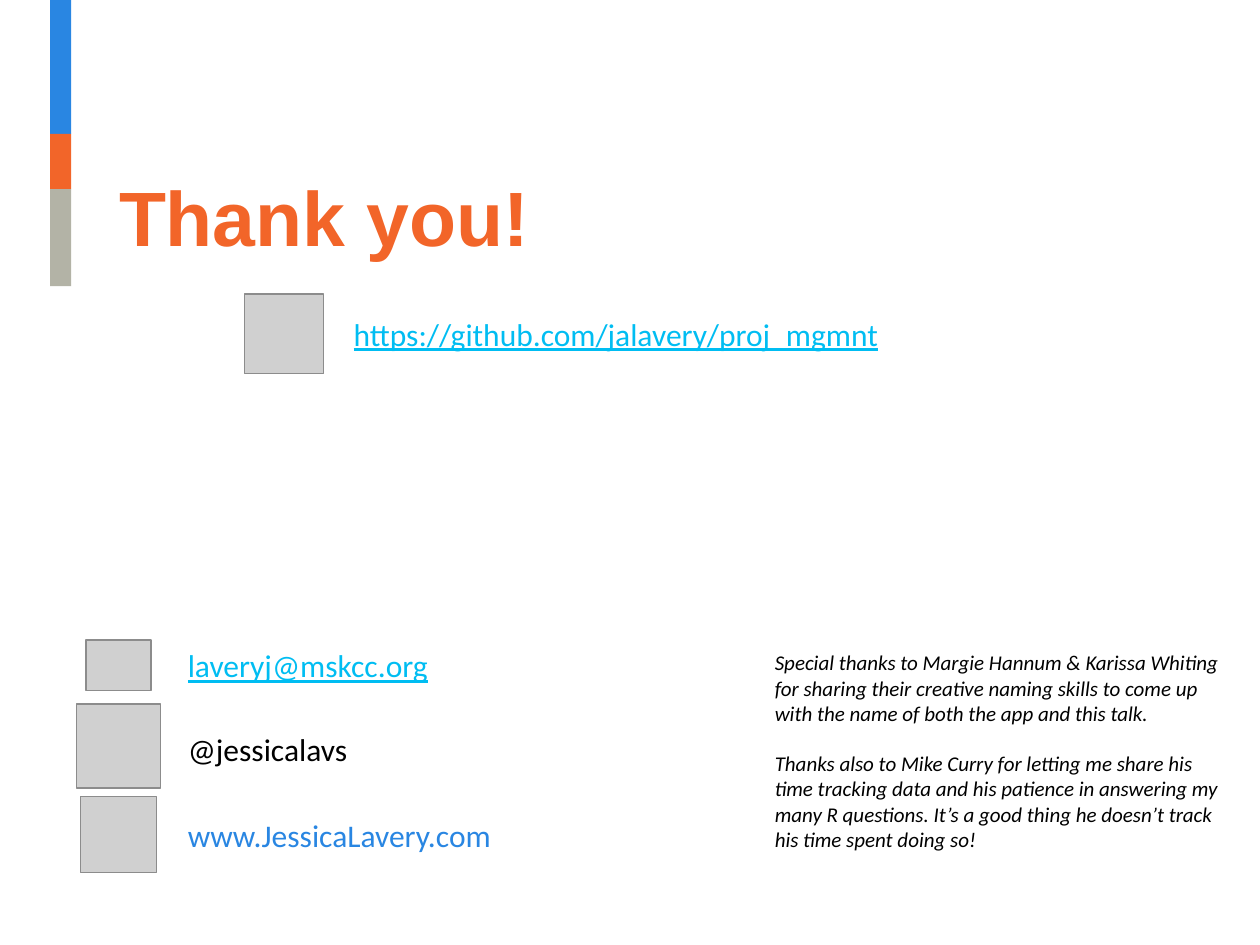
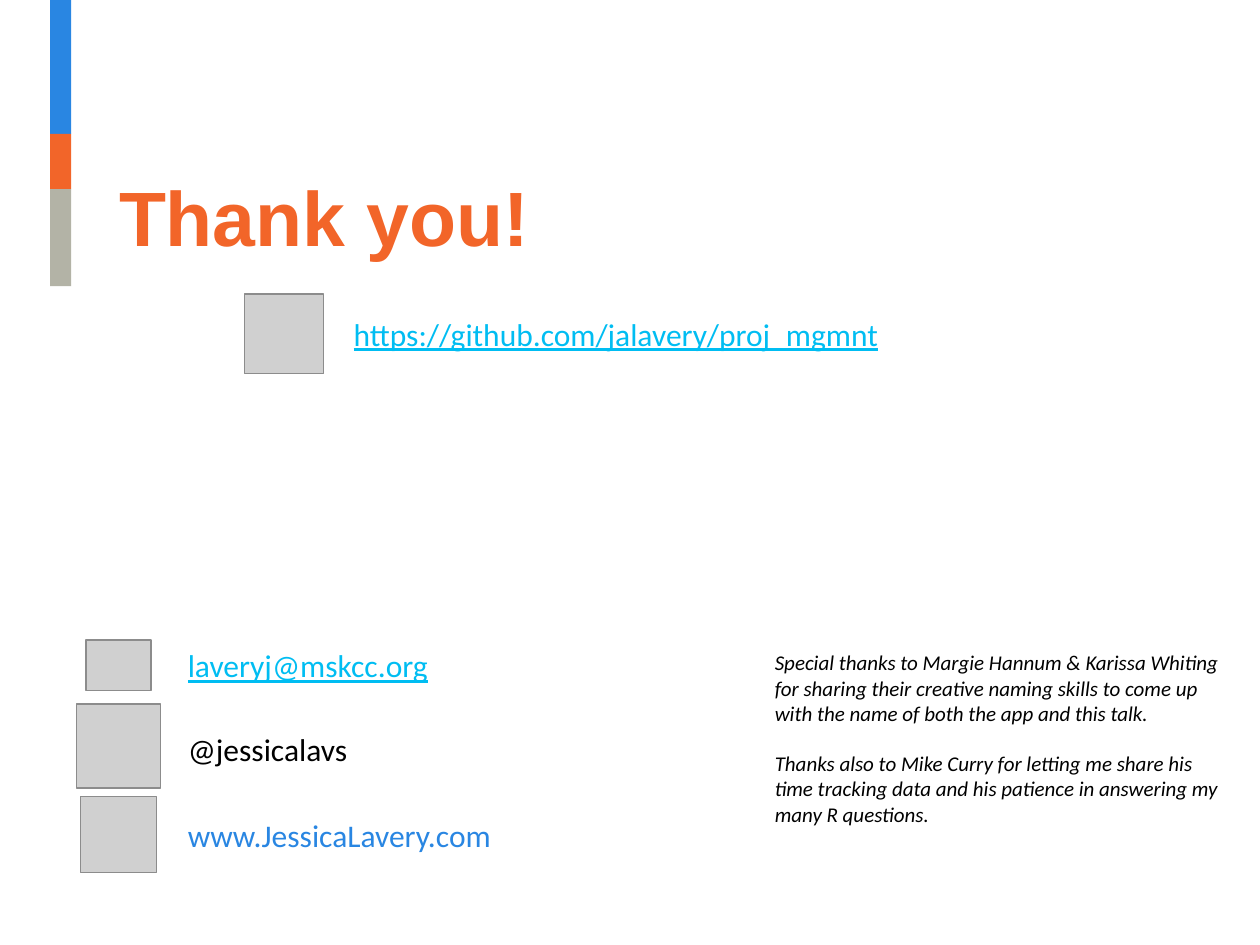
Before and after one commit to jalavery/timetrackR, a slide deck: slide 37 of RLadies timetrackR Presentation.pptx (slide 30 before the commit). Drawn at 1260x945 pixels with LibreOffice and Linux fonts; fonts in the diff are those of the drawing; grey boxes stand for pictures; background and template pictures are left out. Boxes give left, top, right and bottom in pixels: in the first picture for what was removed or moved away, otherwise in the second. Text is boxed around its words. In the diff, an @@ line names an element or a change of style, - is before the commit and + after.

Commit message:
Change label from Task to Phase for pie chart, finish presentation, remove separate data frames for active, inactive and upcoming projects

```diff
--- a/RLadies timetrackR Presentation.pptx
+++ b/RLadies timetrackR Presentation.pptx
@@ text at box(775, 756, 1218, 826): text changed @@
-Thanks also to Mike Curry for letting me share his time tracking data and his patience in answering my many R questions. It’s a good thing he doesn’t track his time spent doing so!
+Thanks also to Mike Curry for letting me share his time tracking data and his patience in answering my many R questions.
```
Also in this commit, not shown: 6 other slides changed, 8 slides added, 1 slide removed, 4 other files.
